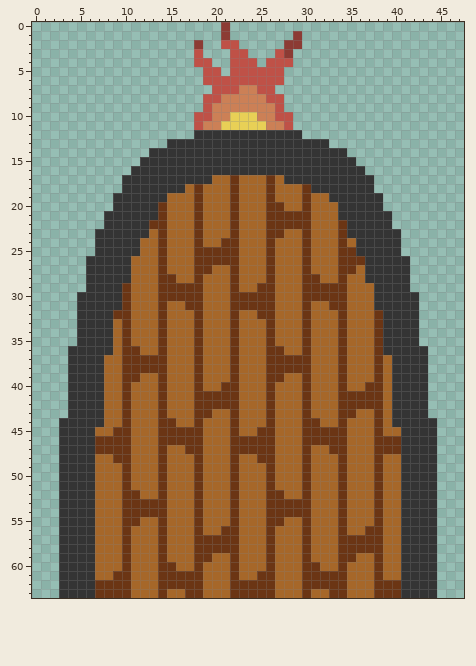
Pixel-art sprite -- SpookyJam/Assets/Images/Doors/CompleteDoor.png. The picture above was drawn from the file before the commit.
The file is 48x64 pixels.
The same view after the edit:
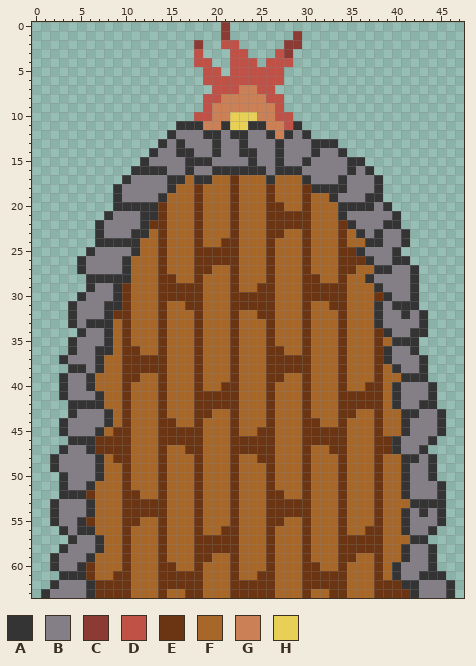
Palette (. is transparent): A #343434  B #847e87  C #8c3b34  D #bf5147  E #6b3514  F #a66729  G #cc8056  H #e8d056
What changed:
@@ x 0..47 @@
 10 ..................DDGGHHHGGDD...................
-11 ..................DGGHHHHHGGD...................
-12 ..................AAAAAAAAAAAA..................
-13 ...............AAAAAAAAAAAAAAAAAA...............
-14 .............AAAAAAAAAAAAAAAAAAAAAA.............
-15 ............AAAAAAAAAAAAAAAAAAAAAAAA............
-16 ...........AAAAAAAAAAAAAAAAAAAAAAAAAA...........
-17 ..........AAAAAAAAAAFFEFFFEFAAAAAAAAAA..........
-18 ..........AAAAAAAFEFFFEFFFEFFFEAAAAAAA..........
-19 .........AAAAAAFFFEFFFEFFFEFFFEFFAAAAAA.........
-20 .........AAAAAEFFFEFFFEFFFEEFFEFFFAAAAA.........
-21 ........AAAAAAEFFFEFFFEFFFEEEEEFFFAAAAAA........
-22 ........AAAAAEEFFFEFFFEFFFEEEEEFFFEAAAAA........
-23 .......AAAAAAFEFFFEFFFEFFFEEFFEFFFEAAAAAA.......
-24 .......AAAAAFFEFFFEFFEEFFFEFFFEFFFEFAAAAA.......
-25 .......AAAAAFFEFFFEEEEEFFFEFFFEFFFEEAAAAA.......
-26 ......AAAAAFFFEFFFEEEEEFFFEFFFEFFFEEEAAAAA......
-27 ......AAAAAFFFEFFFEEFFEFFFEFFFEFFFEEFAAAAA......
-28 ......AAAAAFFFEEFFEFFFEFFFEFFFEEFFEFFAAAAA......
-29 ......AAAAEFFFEEEEEFFFEFFEEFFFEEEEEFFFAAAA......
-30 .....AAAAAEFFFEEEEEFFFEEEEEFFFEEEEEFFFAAAAA.....
-31 .....AAAAAEFFFEFFEEFFFEEEEEFFFEFFEEFFFAAAAA.....
-32 .....AAAAEEFFFEFFFEFFFEFFEEFFFEFFFEFFFEAAAA.....
-33 .....AAAAFEFFFEFFFEFFFEFFFEFFFEFFFEFFFEAAAA.....
-34 .....AAAAFEFFFEFFFEFFFEFFFEFFFEFFFEFFFEAAAA.....
-35 .....AAAAFEFFFEFFFEFFFEFFFEFFFEFFFEFFFEAAAA.....
-36 ....AAAAAFEEFFEFFFEFFFEFFFEEFFEFFFEFFFEAAAAA....
-37 ....AAAAFFEEEEEFFFEFFFEFFFEEEEEFFFEFFFEFAAAA....
-38 ....AAAAFFEEEEEFFFEFFFEFFFEEEEEFFFEFFFEFAAAA....
-39 ....AAAAFFEEFFEFFFEFFFEFFFEEFFEFFFEFFFEFAAAA....
-40 ....AAAAFFEFFFEFFFEFFEEFFFEFFFEFFFEFFEEFAAAA....
-41 ....AAAAFFEFFFEFFFEEEEEFFFEFFFEFFFEEEEEFAAAA....
-42 ....AAAAFFEFFFEFFFEEEEEFFFEFFFEFFFEEEEEFAAAA....
-43 ....AAAAFFEFFFEFFFEEFFEFFFEFFFEFFFEEFFEFAAAA....
-44 ...AAAAAFFEFFFEEFFEFFFEFFFEFFFEEFFEFFFEFAAAAA...
-45 ...AAAAFFEEFFFEEEEEFFFEFFEEFFFEEEEEFFFEFFAAAA...
-46 ...AAAAEEEEFFFEEEEEFFFEEEEEFFFEEEEEFFFEEEAAAA...
-47 ...AAAAEEEEFFFEFFEEFFFEEEEEFFFEFFEEFFFEEEAAAA...
-48 ...AAAAFFEEFFFEFFFEFFFEFFEEFFFEFFFEFFFEFFAAAA...
-49 ...AAAAFFFEFFFEFFFEFFFEFFFEFFFEFFFEFFFEFFAAAA...
-50 ...AAAAFFFEFFFEFFFEFFFEFFFEFFFEFFFEFFFEFFAAAA...
-51 ...AAAAFFFEFFFEFFFEFFFEFFFEFFFEFFFEFFFEFFAAAA...
-52 ...AAAAFFFEEFFEFFFEFFFEFFFEEFFEFFFEFFFEFFAAAA...
-53 ...AAAAFFFEEEEEFFFEFFFEFFFEEEEEFFFEFFFEFFAAAA...
-54 ...AAAAFFFEEEEEFFFEFFFEFFFEEEEEFFFEFFFEFFAAAA...
-55 ...AAAAFFFEEFFEFFFEFFFEFFFEEFFEFFFEFFFEFFAAAA...
-56 ...AAAAFFFEFFFEFFFEFFEEFFFEFFFEFFFEFFEEFFAAAA...
-57 ...AAAAFFFEFFFEFFFEEEEEFFFEFFFEFFFEEEEEFFAAAA...
-58 ...AAAAFFFEFFFEFFFEEEEEFFFEFFFEFFFEEEEEFFAAAA...
-59 ...AAAAFFFEFFFEFFFEEFFEFFFEFFFEFFFEEFFEFFAAAA...
-60 ...AAAAFFFEFFFEEFFEFFFEFFFEFFFEEFFEFFFEFFAAAA...
-61 ...AAAAFFEEFFFEEEEEFFFEFFEEFFFEEEEEFFFEFFAAAA...
-62 ...AAAAEEEEFFFEEEEEFFFEEEEEFFFEEEEEFFFEEEAAAA...
-63 ...AAAAEEEEFFFEFFEEFFFEEEEEFFFEFFEEFFFEEEAAAA...
+11 ................AAAGGAHHAAGGDA..................
+12 ...............ABBBAABAABBAGABA.................
+13 ..............ABABBBABBABBBABBBAAA..............
+14 .............ABBAABBABBAABBABBBABBA.............
+15 ............ABBBBAAABBBBABBABBABBBBAA...........
+16 ...........AAAABBABBAAAAAABAAABBBBBABA..........
+17 ..........ABBBBAAFAAFFEFFFAFFFABBBABBBA.........
+18 .........ABBBBBAFFEFFFEFFFEFFFEAAAABBBA.........
+19 .........ABBBBAFFFEFFFEFFFEFFFEFFABBBAA.........
+20 .........AAAAAEFFFEFFFEFFFEEFFEFFFAAAABA........
+21 ........ABBBAAEFFFEFFFEFFFEEEEEFFFABBBBBA.......
+22 .......ABBBBAEEFFFEFFFEFFFEEEEEFFFEABBBAA.......
+23 .......ABBBAAFEFFFEFFFEFFFEEFFEFFFEFABABBA......
+24 .......AAAAAFFEFFFEFFEEFFFEFFFEFFFEFFAABBA......
+25 ......ABBBBAFFEFFFEEEEEFFFEFFFEFFFEEABBBA.......
+26 .....ABBBBAFFFEFFFEEEEEFFFEFFFEFFFEEEABBAA......
+27 .....ABBBBAFFFEFFFEEFFEFFFEFFFEFFFEEFFAABBA.....
+28 ......AAAAAFFFEEFFEFFFEFFFEFFFEEFFEFFABBBBA.....
+29 ......ABBAEFFFEEEEEFFFEFFEEFFFEEEEEFFFABBBA.....
+30 .....ABBBAEFFFEEEEEFFFEEEEEFFFEEEEEFFFEABBA.....
+31 ....ABBBAAEFFFEFFEEFFFEEEEEFFFEFFEEFFFABAAA.....
+32 ....ABBBAEEFFFEFFFEFFFEFFEEFFFEFFFEFFFABBABA....
+33 ....ABAAAFEFFFEFFFEFFFEFFFEFFFEFFFEFFFABBBBA....
+34 .....ABBAFEFFFEFFFEFFFEFFFEFFFEFFFEFFFEABBAA....
+35 ....ABBBAFEFFFEFFFEFFFEFFFEFFFEFFFEFFFEFAAA.....
+36 ....ABBAAFEEFFEFFFEFFFEFFFEEFFEFFFEFFFEABBA.....
+37 ...ABBBAFFEEEEEFFFEFFFEFFFEEEEEFFFEFFFEABBBA....
+38 ....AABAFFEEEEEFFFEFFFEFFFEEEEEFFFEFFFEFABBA....
+39 ...ABBAFFFEEFFEFFFEFFFEFFFEEFFEFFFEFFFEFFAAA....
+40 ...ABBAFFFEFFFEFFFEFFEEFFFEFFFEFFFEFFEEFABBBA...
+41 ...ABBBAFFEFFFEFFFEEEEEFFFEFFFEFFFEEEEEFABBBA...
+42 ....AAAAFFEFFFEFFFEEEEEFFFEFFFEFFFEEEEEFABBAA...
+43 ....ABBBAFEFFFEFFFEEFFEFFFEFFFEFFFEEFFEFFAABBA..
+44 ...ABBBBAFEFFFEEFFEFFFEFFFEFFFEEFFEFFFEFFABBBA..
+45 ...ABBBAFEEFFFEEEEEFFFEFFEEFFFEEEEEFFFEFFABBBA..
+46 ....AAAEEEEFFFEEEEEFFFEEEEEFFFEEEEEFFFEEABBBA...
+47 ...ABBAEEEEFFFEFFEEFFFEEEEEFFFEFFEEFFFEEABBA....
+48 ..ABBBBAFEEFFFEFFFEFFFEFFEEFFFEFFFEFFFEFFAABA...
+49 ..ABBBBAFFEFFFEFFFEFFFEFFFEFFFEFFFEFFFEFFABBA...
+50 ...ABBBAFFEFFFEFFFEFFFEFFFEFFFEFFFEFFFEFFABBA...
+51 ...ABBAFFFEFFFEFFFEFFFEFFFEFFFEFFFEFFFEFFABBBA..
+52 ...AAAEFFFEEFFEFFFEFFFEFFFEEFFEFFFEFFFEFFABBBA..
+53 ..ABBBAFFFEEEEEFFFEFFFEFFFEEEEEFFFEFFFEFFFAAAA..
+54 ..ABBBAFFFEEEEEFFFEFFFEFFFEEEEEFFFEFFFEFFABABA..
+55 ..ABBAEFFFEEFFEFFFEFFFEFFFEEFFEFFFEFFFEFFABBBA..
+56 ...ABAAFFFEFFFEFFFEFFEEFFFEFFFEFFFEFFEEFFABBA...
+57 ....ABBAFFEFFFEFFFEEEEEFFFEFFFEFFFEEEEEFFFAA....
+58 ...ABBBAFFEFFFEFFFEEEEEFFFEFFFEFFFEEEEEFFABBA...
+59 ..ABBBAFFFEFFFEFFFEEFFEFFFEFFFEFFFEEFFEFFABBA...
+60 ..ABBAEFFFEFFFEEFFEFFFEFFFEFFFEEFFEFFFEFABBBA...
+61 ...AAAEFFEEFFFEEEEEFFFEFFEEFFFEEEEEFFFEFABBAAA..
+62 ..ABBBAEEEEFFFEEEEEFFFEEEEEFFFEEEEEFFFEEEAABBBA.
+63 .ABBBBAEEEEFFFEFFEEFFFEEEEEFFFEFFEEFFFEEEEABBBA.
Changed places in both pictures, as pixel boxes (x1, y1, x2, y2):
changed: (41, 121, 455, 598)
